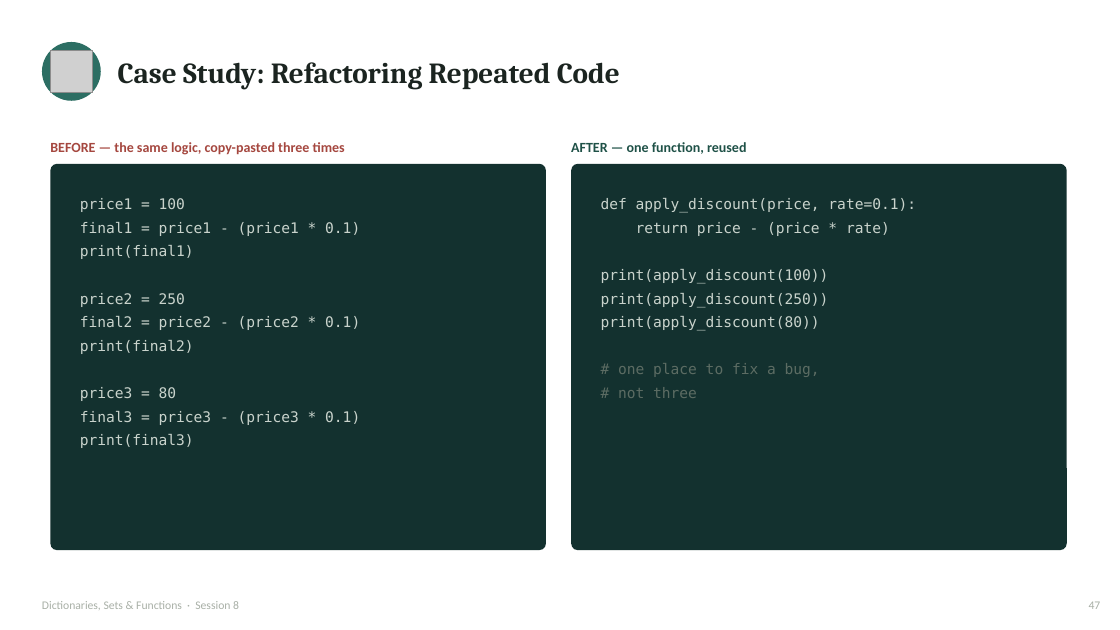
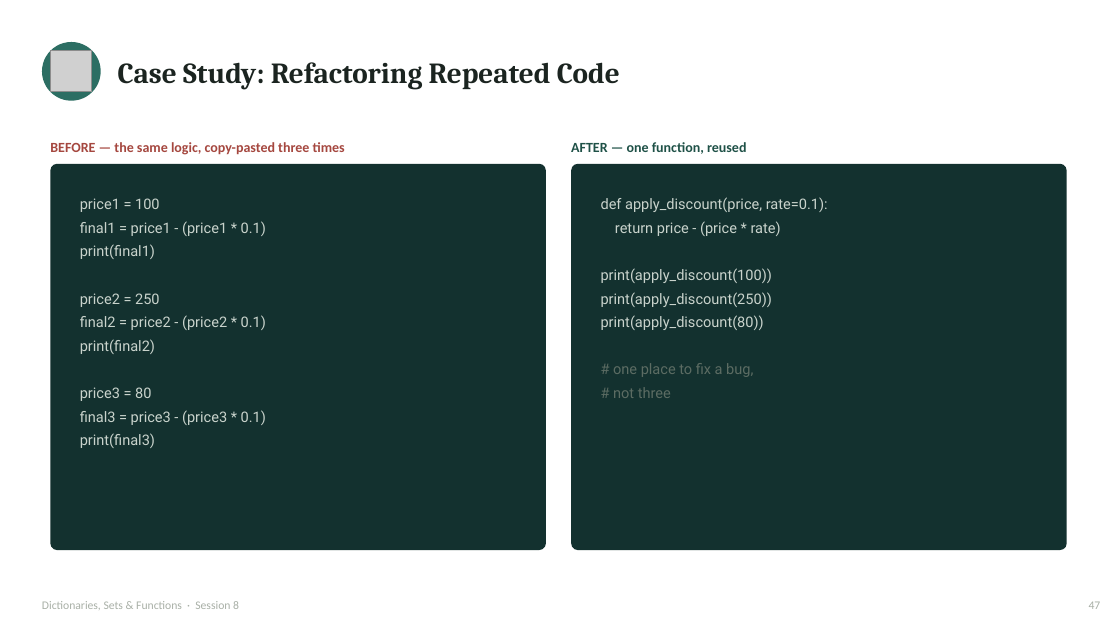
Before and after one commit to waseem-development/ai-ml-course, a slide deck: slide 47 of slides/1_python_slides/7_dicts_sets_functions.pptx. Drawn at 1120x630 pixels with LibreOffice and Linux fonts; fonts in the diff are those of the drawing; grey boxes stand for pictures. Boxes give left, top, right and bottom in pixels: in the first picture for what was removed or moved away, otherwise in the second. Text is boxed around its words. In the diff, an @@ line names an element or a change of style, - is before the commit and + after.

```diff
--- a/slides/1_python_slides/7_dicts_sets_functions.pptx
+++ b/slides/1_python_slides/7_dicts_sets_functions.pptx
@@ text "price1 = 100" at bbox=[80, 198, 266, 448]: font DejaVu Sans Mono to Roboto @@
@@ text "def apply_discount(price, rate=0.1):" at bbox=[601, 197, 828, 398]: font DejaVu Sans Mono to Roboto @@
```
Also in this commit, not shown: 33 other slides changed.
